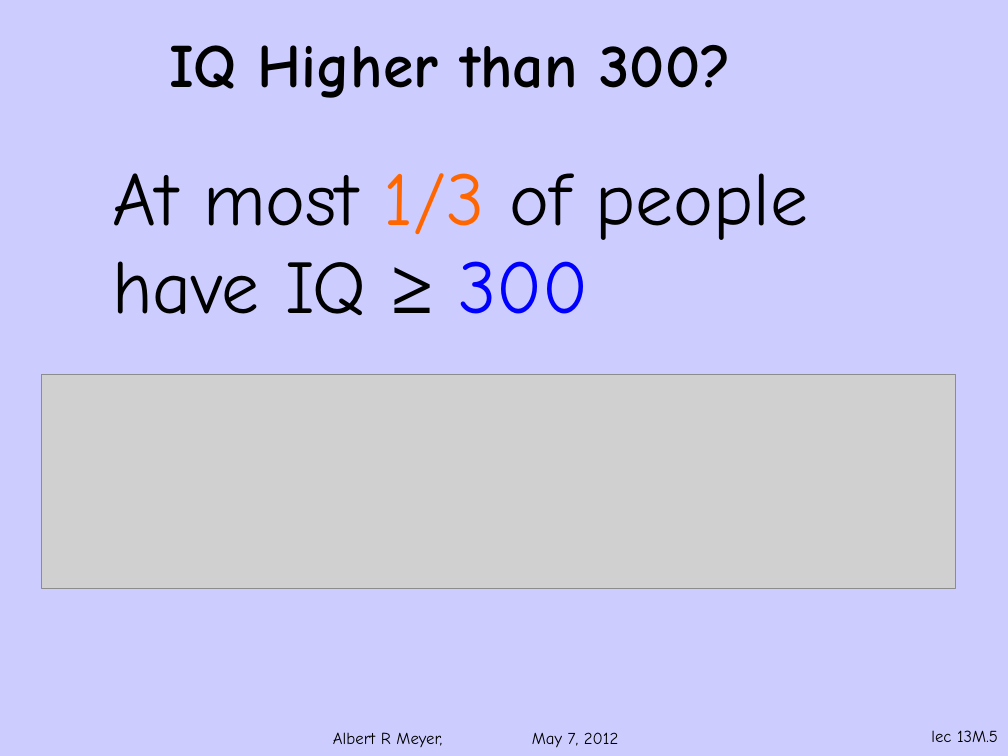
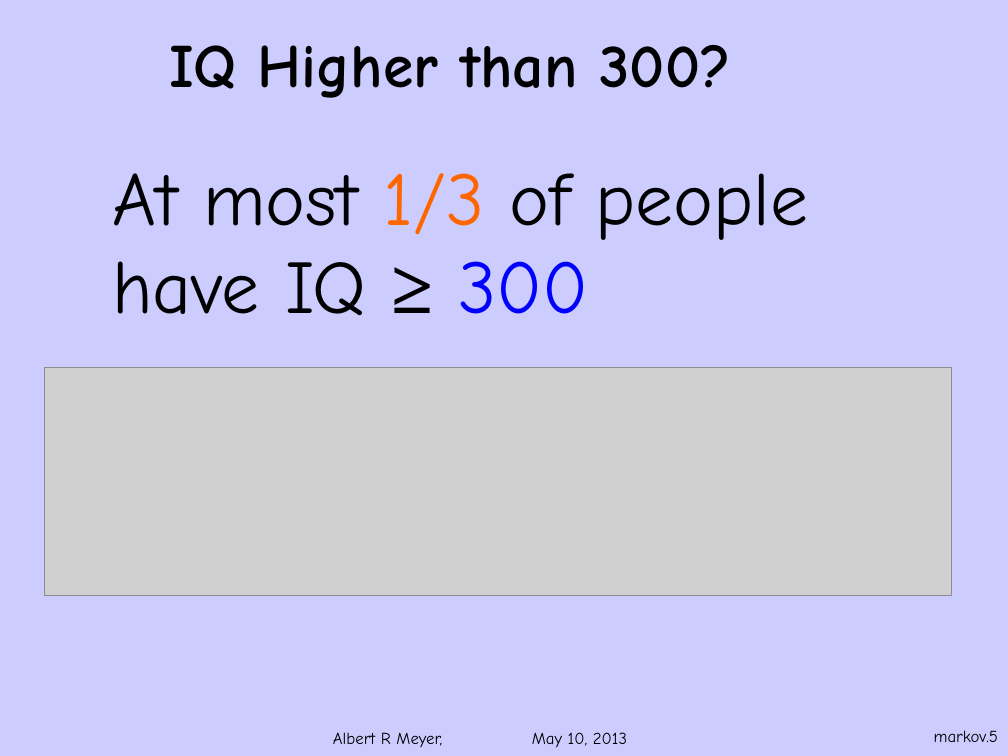
Before and after one commit to armeyer/mcs_web, a slide deck: slide 5 of spring13/slides13/deviation-markov.pptx. Drawn at 1008x756 pixels with LibreOffice and Linux fonts; fonts in the diff are those of the drawing; grey boxes stand for pictures; background and template pictures are left out. Boxes give left, top, right and bottom in pixels: in the first picture for what was removed or moved away, otherwise in the second. Text is boxed around its words. In the diff, an @@ line names an element or a change of style, - is before the commit and + after.

```diff
--- a/spring13/slides13/deviation-markov.pptx
+++ b/spring13/slides13/deviation-markov.pptx
@@ picture: place and size @@
-picture at [41, 374, 956, 589]
+picture at [44, 367, 952, 595]
@@ text at [333, 732, 627, 748]: text changed @@
-Albert R Meyer, May 7, 2012
+Albert R Meyer, May 10, 2013
@@ page number at [934, 730, 998, 742]: text changed @@
-lec 13M.5
+markov.5
```
Also in this commit, not shown: 13 other slides changed, 3 other files.
